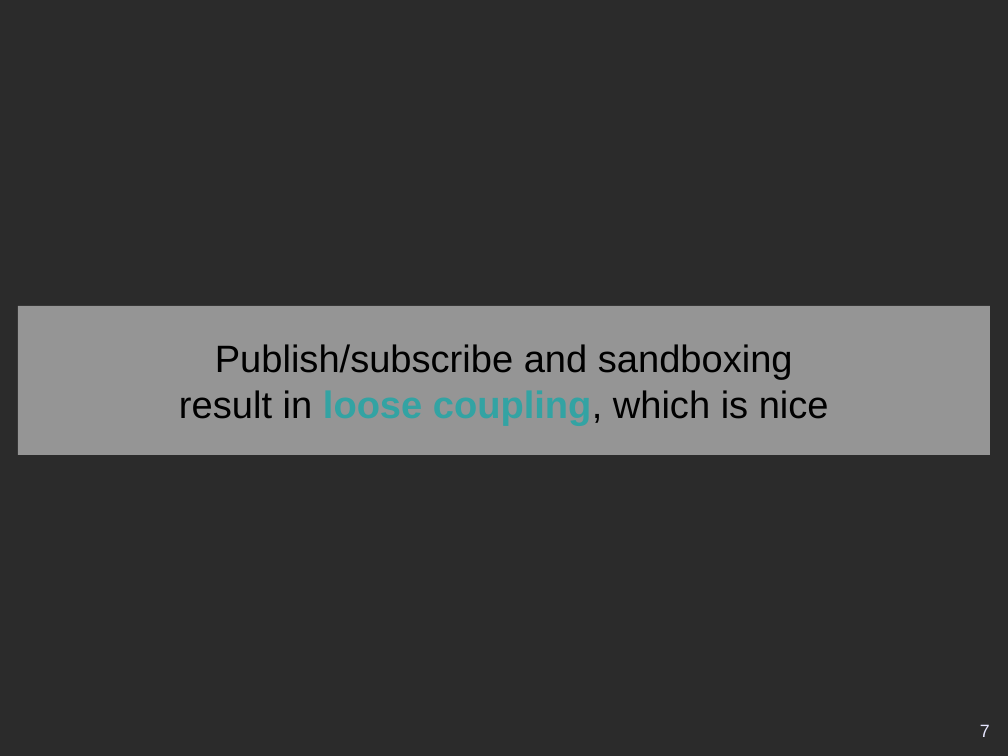
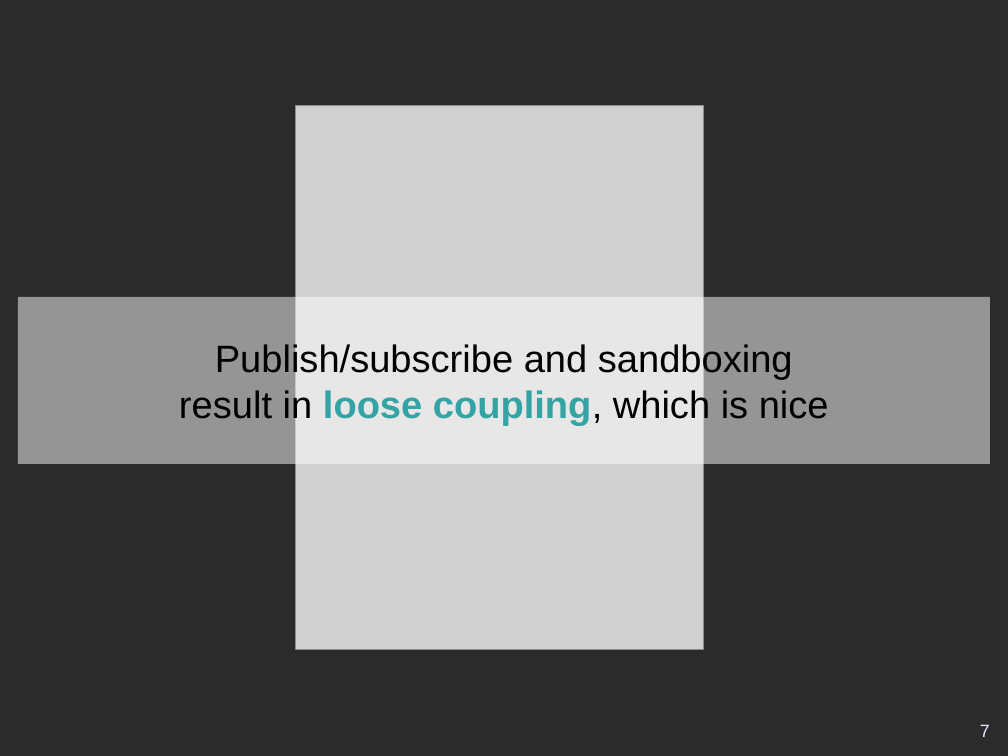
Before and after one commit to eric-brechemier/introduction_to_lb_js_scalableApp, a slide deck: slide 7 of introduction_to_lb_js_scalableApp.odp. Drawn at 1008x756 pixels with LibreOffice and Linux fonts; fonts in the diff are those of the drawing; grey boxes stand for pictures; background and template pictures are left out; a plain dark background stands for a picture behind light text. Boxes give left, top, right and bottom in pixels: in the first picture for what was removed or moved away, otherwise in the second. Text is boxed around its words. In the diff, an @@ line names an element or a change of style, - is before the commit and + after.

Commit message:
Added pictures used as slide backgrounds and corresponding credits

```diff
--- a/introduction_to_lb_js_scalableApp.odp
+++ b/introduction_to_lb_js_scalableApp.odp
@@ picture added at <box>295,105,703,649</box> @@
@@ title "Publish/subscribe and sandboxing result in ...": place and size @@
-title "Publish/subscribe and sandboxing result in ..." at <box>18,306,991,456</box>
+title "Publish/subscribe and sandboxing result in ..." at <box>18,297,991,465</box>
```
Also in this commit, not shown: 5 other slides changed, 1 slide added, 1 slide removed.
